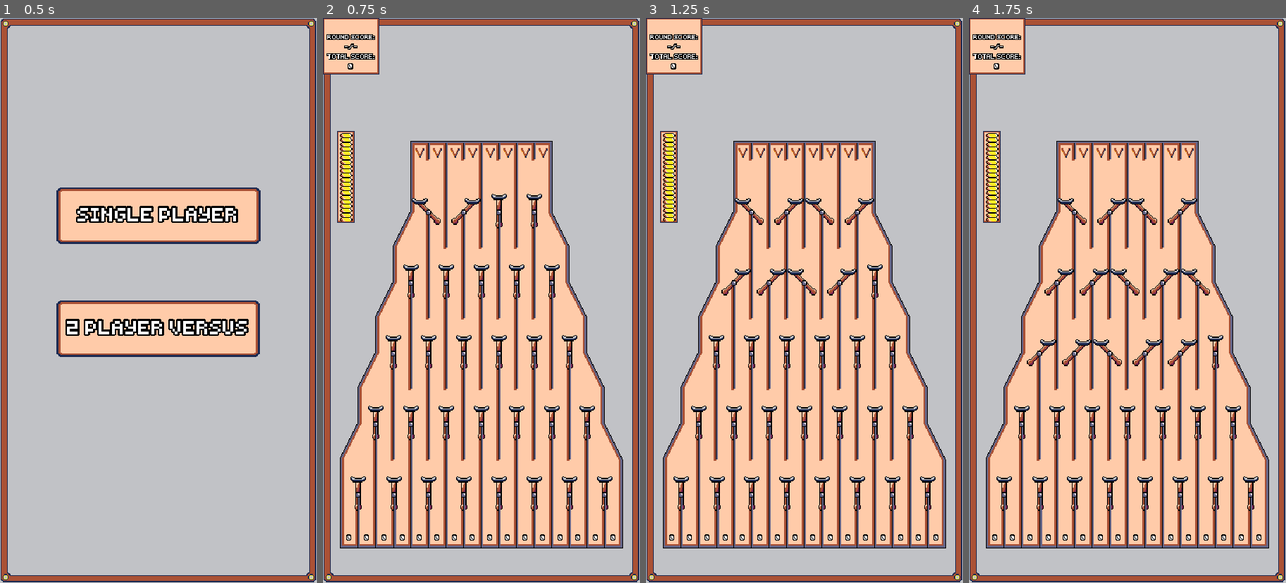
Above: before the commit, frames 1-4 (left to right).
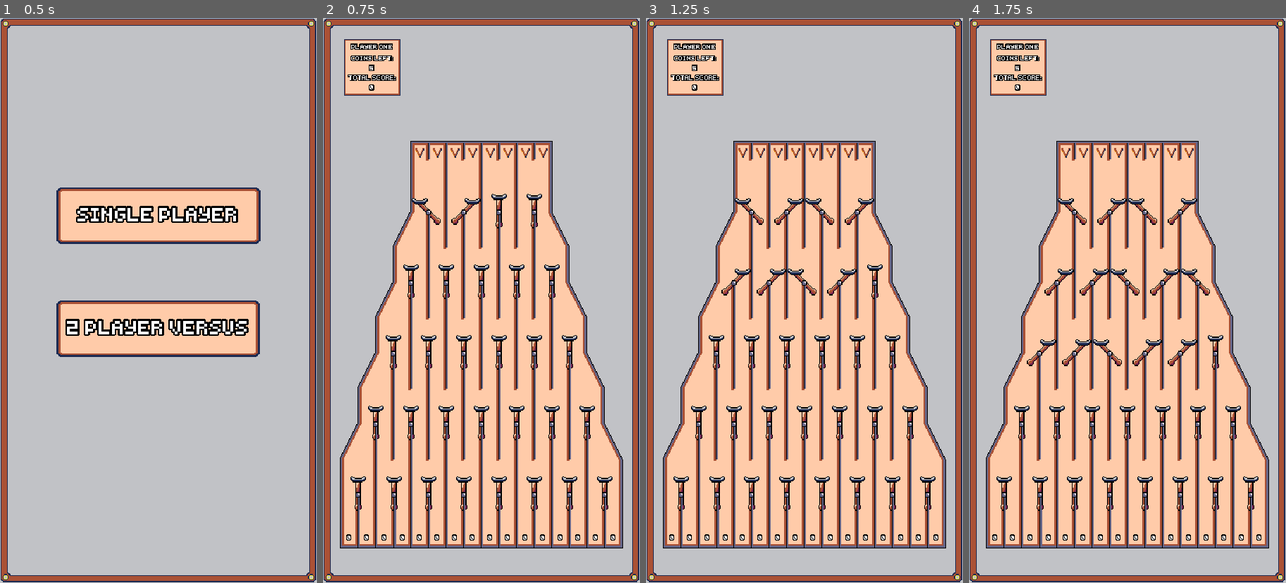
Above: after the commit, the same moments.

Repository: nico-bebop/Coin-Drop
Game: Godot game, scene res://menu/main_menu.tscn
Two runs of this game, one before a commit and one after it. Both use one fixed random seed, a clock stepped at 60 frames per second and the inputs below.
Inputs (mouse positions are in pixels of both pictures, inside the frame that each line leads up to):
- Up to frame 1 (0.5 s): no input
- Up to frame 2 (0.75 s): click "SINGLE PLAYER" at 0.5 s
- Up to frame 3 (1.25 s): no input
- Up to frame 4 (1.75 s): move the mouse to (1064, 153) at 1.27 s; click (1064, 153) at 1.35 s

Frame 1 is identical in both runs. In frame 2, 3.4% of the frame differs, in the area x 0-25%, y 0-37%; in frame 3, 3.4%; in frame 4, 3.4%.

Commit message:
Basic single player mode

Diff:
--- a/board/board.tscn
+++ b/board/board.tscn
@@ -277,6 +277,7 @@
 [connection signal="board_ready" from="." to="BottomSlots" method="_on_Board_board_ready"]
 [connection signal="board_ready" from="." to="RoundTransition" method="_on_Board_board_ready"]
 [connection signal="board_ready" from="." to="TurnSystem" method="_on_Board_board_ready"]
+[connection signal="subtract_coin" from="UpperSlots" to="TurnSystem" method="_on_UpperSlots_subtract_coin"]
 [connection signal="update_score" from="BottomSlots" to="TurnSystem" method="_on_BottomSlots_update_score"]
 [connection signal="no_moving_coins" from="Coins" to="TurnSystem" method="_on_Coins_no_moving_coins"]
 [connection signal="game_over" from="TurnSystem" to="." method="_on_TurnSystem_game_over"]
--- a/board/interactive_parts/upper_slots.gd
+++ b/board/interactive_parts/upper_slots.gd
@@ -1,6 +1,8 @@
 extends Node2D
 
 onready var animation_player = $AnimationPlayer
+
+signal subtract_coin
 
 
 func _on_Board_board_ready():
@@ -17,6 +19,7 @@
 
 func _on_Slot_coin_dropped():
 	disable_slots()
+	emit_signal("subtract_coin")
 
 
 func enable_slots():
--- a/board/turn_system/player.gd
+++ b/board/turn_system/player.gd
@@ -2,12 +2,13 @@
 
 export(String) var player_name
 
+const COINS_LEFT = "COINS LEFT:\n"
 const ROUND_SCORE = "ROUND SCORE:\n"
 const TOTAL_SCORE = "\nTOTAL SCORE:\n"
 
-var active setget set_active
+var coins_left = 5
 var total_score = 0
-var round_score = [0, 0, 0, 0, Globals.NO_SCORE]
+var round_score = 0
 var required_score = [10, 40, 20, 80, Globals.NO_SCORE]
 
 onready var animation_player = $AnimationPlayer
@@ -22,8 +23,8 @@
 
 
 func reset_scoreboard():
+	empty_coin_meter()
 	set_label_text()
-	empty_coin_meter()
 	yield(tween, "tween_completed")
 
 	if turn_system.current_round != Globals.FINAL_ROUND:
@@ -32,21 +33,28 @@
 
 
 func set_label_text():
-	var r = turn_system.current_round
-	score.text = ROUND_SCORE + str(round_score[r]) + "/" + str(required_score[r]) + TOTAL_SCORE + str(total_score)
+	if turn_system.current_round == Globals.FINAL_ROUND:
+		round_score = Globals.NO_SCORE
+
+	match Globals.game_mode:
+		Globals.GameModes.SINGLE_PLAYER:
+			score.text = COINS_LEFT + str(coins_left)
+		Globals.GameModes.VERSUS:
+			score.text = ROUND_SCORE + str(round_score) + "/" + str(required_score[turn_system.current_round])
+
+	score.text += TOTAL_SCORE + str(total_score)
 
 
 func required_score_met():
-	return round_score[turn_system.current_round] >= required_score[turn_system.current_round]
+	return round_score >= required_score[turn_system.current_round]
 
 
-func highlight_active_player():
-	# warning-ignore:standalone_ternary
-	animation_player.play("Highlight") if active else animation_player.play("RESET")
+func highlight(active):
+	var _err = animation_player.play("Highlight") if active else animation_player.play("RESET")
 
 
 func update_coin_meter():
-	coin_meter.value = round_score[turn_system.current_round]
+	coin_meter.value = round_score
 
 
 func set_max_coin_meter():
@@ -55,17 +63,13 @@
 
 
 func empty_coin_meter():
+	round_score = 0
 	tween.interpolate_property($CoinMeter, "value", null, 0, 1)
 	tween.start()
 
 
 func update_score(value):
 	total_score += value
-	round_score[turn_system.current_round] += value
+	round_score += value
 	set_label_text()
 	update_coin_meter()
-
-
-func set_active(value):
-	active = value
-	highlight_active_player()
--- a/board/turn_system/single_player.gd
+++ b/board/turn_system/single_player.gd
@@ -1 +1,25 @@
 extends "res://board/turn_system/turn_system.gd"
+
+onready var player = $Player
+
+
+func start():
+	start_round()
+	set_turn(player)
+
+
+func next_turn():
+	player.set_label_text()
+
+
+func should_change_round():
+	return player.coins_left == 0
+
+
+func start_round():
+	player.coins_left = 5
+	player.reset_scoreboard()
+
+
+func game_over_message():
+	return "GAME OVER!\n" + "SCORE: " + str(player.total_score)
--- a/board/turn_system/single_player.tscn
+++ b/board/turn_system/single_player.tscn
@@ -4,8 +4,22 @@
 [ext_resource path="res://board/turn_system/player.tscn" type="PackedScene" id=3]
 
 [node name="SinglePlayer" type="Control"]
-margin_right = 40.0
-margin_bottom = 40.0
+margin_left = 24.0
+margin_top = 24.0
+margin_right = 88.0
+margin_bottom = 88.0
 script = ExtResource( 1 )
 
 [node name="Player" parent="." instance=ExtResource( 3 )]
+player_name = "PLAYER ONE"
+
+[node name="Score" parent="Player" index="3"]
+text = "COINS LEFT:
+5
+TOTAL SCORE:
+0"
+
+[node name="CoinMeter" parent="Player" index="4"]
+visible = false
+
+[editable path="Player"]
--- a/board/turn_system/turn_system.gd
+++ b/board/turn_system/turn_system.gd
@@ -28,6 +28,13 @@
 			player.update_score(value)
 
 
+func _on_UpperSlots_subtract_coin():
+	for player in get_tree().get_nodes_in_group(Globals.GROUP_PLAYERS):
+		if current_system.current_turn == player:
+			player.coins_left -= 1
+			player.set_label_text()
+
+
 func check_change_round():
 	if current_system.should_change_round():
 		current_system.set_round(current_system.current_round + 1)
--- a/board/turn_system/versus.gd
+++ b/board/turn_system/versus.gd
@@ -23,8 +23,8 @@
 
 func change_active_player(active_player, inactive_player):
 	set_turn(active_player)
-	active_player.set_active(true)
-	inactive_player.set_active(false)
+	active_player.highlight(true)
+	inactive_player.highlight(false)
 
 
 func start_round():
